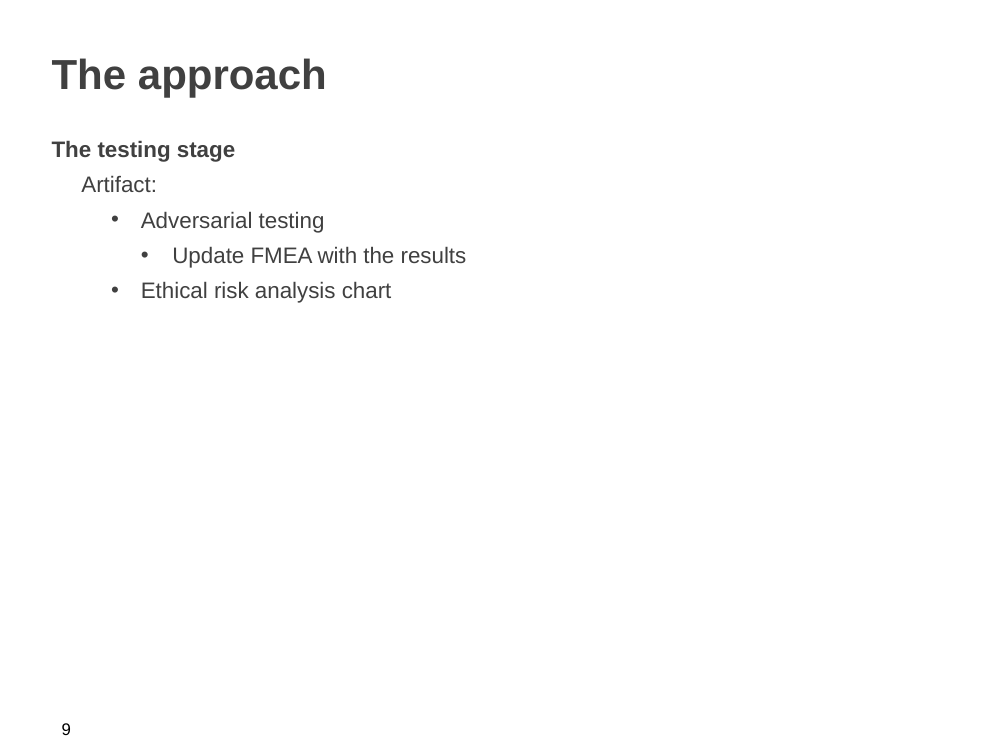
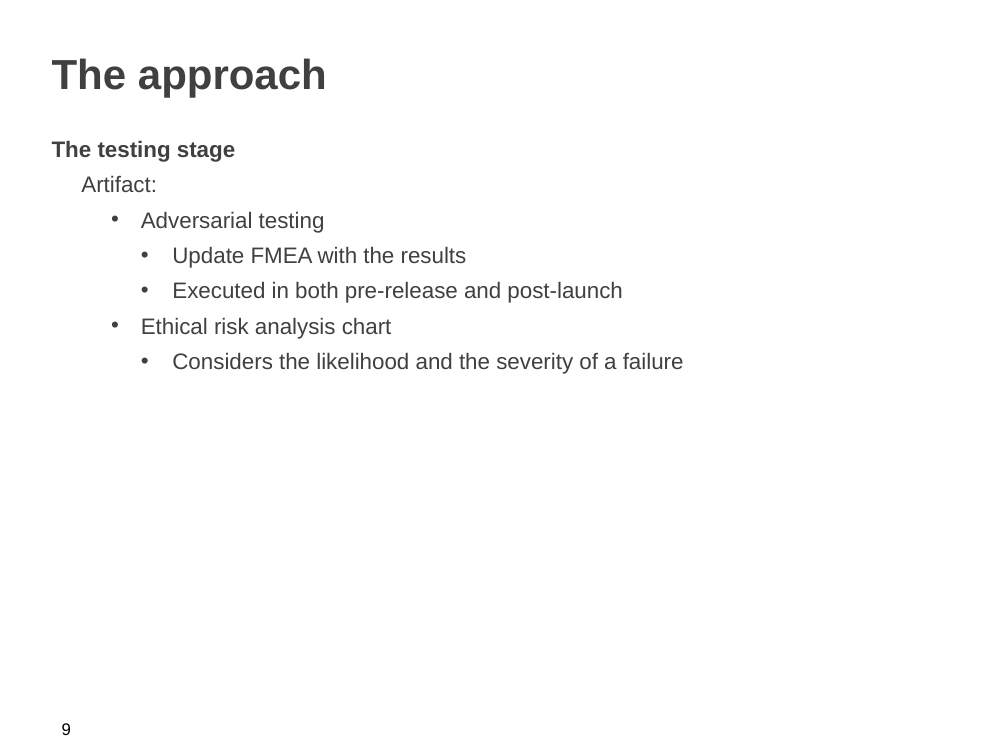
Before and after one commit to iamzifei/research, a slide deck: slide 10 of paper/Closing the AI Accountability Gap- Defining an End-to-End Framework for Internal Algorithmic.pptx. Drawn at 1008x756 pixels with LibreOffice and Linux fonts; fonts in the diff are those of the drawing; background and template pictures are left out. Boxes give left, top, right and bottom in pixels: in the first picture for what was removed or moved away, otherwise in the second. Text is boxed around its words. In the diff, an @@ line names an element or a change of style, - is before the commit and + after.

Commit message:
update PPT

```diff
--- a/paper/Closing the AI Accountability Gap- Defining an End-to-End Framework for Internal Algorithmic.pptx
+++ b/paper/Closing the AI Accountability Gap- Defining an End-to-End Framework for Internal Algorithmic.pptx
@@ text at (172,281,622,303): paragraph added @@
+        • Executed in both pre-release and post-launch
@@ text at (172,352,684,374): paragraph added @@
+        • Considers the likelihood and the severity of a failure
```
Also in this commit, not shown: 2 slides added.
